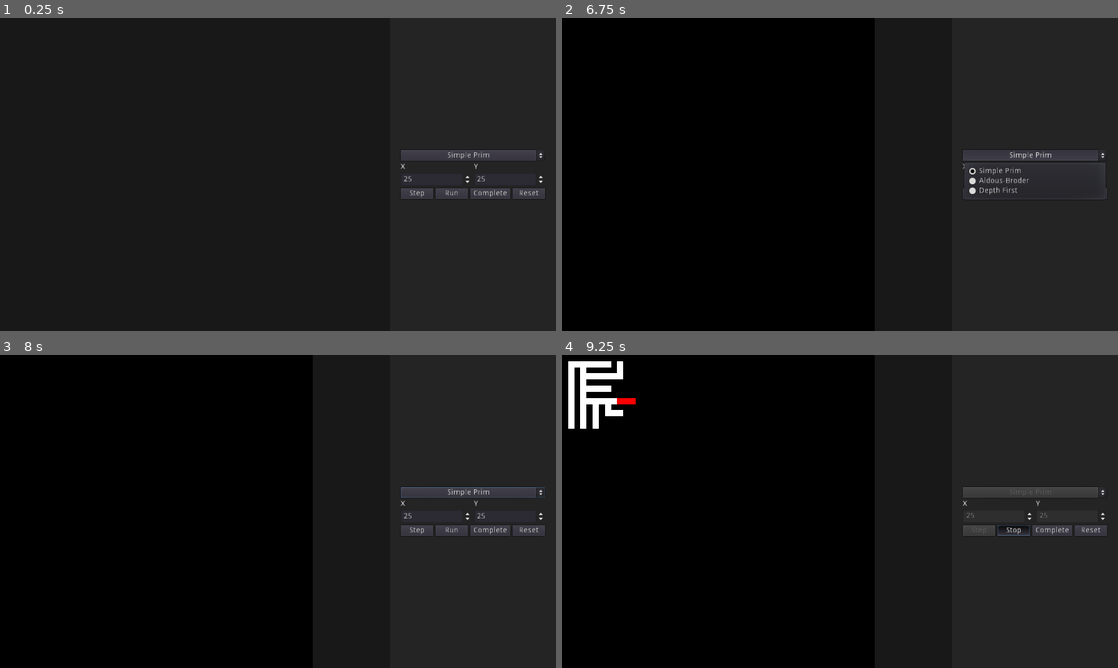
Above: before the commit, frames 1-4 (two rows, left to right).
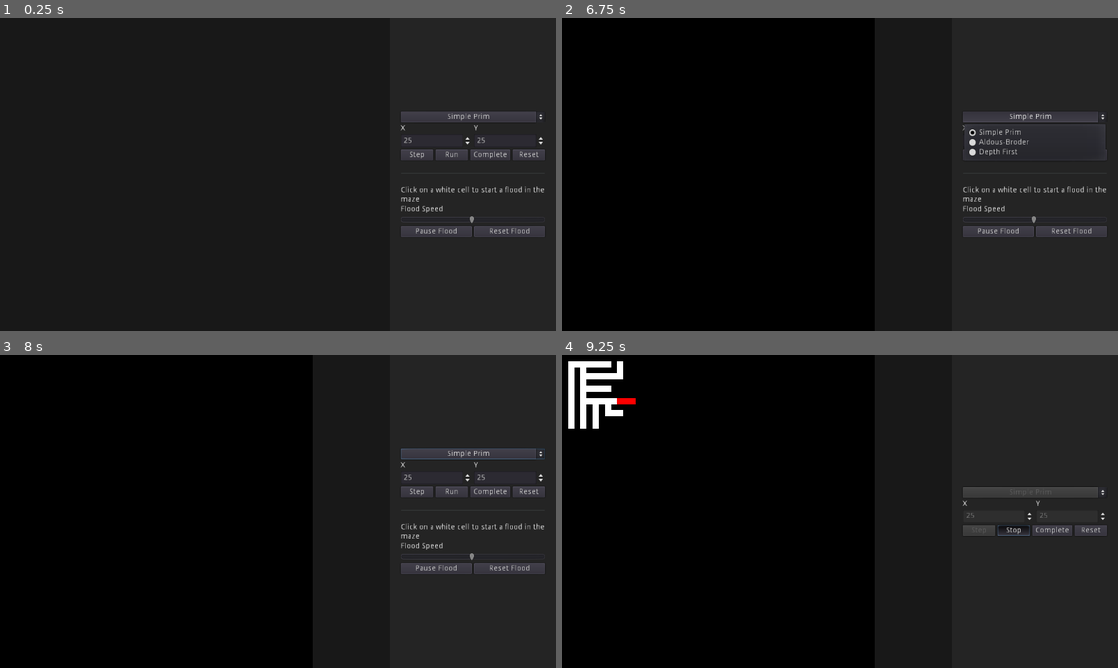
Above: after the commit, the same moments.

Repository: MarcioMed07/GMG
Game: Godot game, scene res://Scenes/Game.tscn
The game is run twice, just before and just after one commit, with the same random seed, the same clock (stepped at 60 frames per second) and the same inputs.
Inputs (mouse positions are in pixels of both pictures, inside the frame that each line leads up to):
- Up to frame 1 (0.25 s): no input
- Up to frame 2 (6.75 s): click "Step" at 0.5 s; click "Run" at 1.25 s; click "Stop" at 2 s; click "Complete" at 2.75 s; click "Reset" at 3.5 s; click (995, 230) at 4.25 s, where only the run after the commit has a clickable "Pause Flood"; click (995, 230) at 5 s, where only the run after the commit has a clickable "Resume Flood"; click (1073, 230) at 5.75 s, where only the run after the commit has a clickable "Reset Flood"; click "Simple Prim" at 6.5 s
- Up to frame 3 (8 s): click "Simple Prim" at 7.25 s
- Up to frame 4 (9.25 s): click "Step" at 8 s; click "Run" at 8.75 s

The runs differ from the first frame. In frame 1, 3.0% of the frame differs, in the area x 72-98%, y 30-70%; in frame 2, 3.0%; in frame 3, 3.2%, in the area x 72-98%, y 29-70%; in frame 4, nothing differs.

Commit message:
Fixing Flood

Diff:
--- a/Scenes/Panel.tscn
+++ b/Scenes/Panel.tscn
@@ -38,9 +38,9 @@
 }
 
 [node name="AlgorithmContainer" type="VBoxContainer" parent="MarginContainer/VBoxContainer"]
-margin_top = 223.0
-margin_right = 266.0
-margin_bottom = 313.0
+margin_top = 152.0
+margin_right = 266.0
+margin_bottom = 242.0
 
 [node name="AlgorithmOptions" type="OptionButton" parent="MarginContainer/VBoxContainer/AlgorithmContainer"]
 margin_right = 266.0
@@ -136,15 +136,39 @@
 text = "Reset"
 
 [node name="FloodContainer" type="VBoxContainer" parent="MarginContainer/VBoxContainer"]
-visible = false
-margin_top = 286.0
-margin_right = 266.0
-margin_bottom = 344.0
-__meta__ = {
-"_edit_use_anchors_": false
-}
-
-[node name="FloodLabel" type="Label" parent="MarginContainer/VBoxContainer/FloodContainer"]
+margin_top = 246.0
+margin_right = 266.0
+margin_bottom = 383.0
+alignment = 2
+__meta__ = {
+"_edit_use_anchors_": false
+}
+
+[node name="HSeparator" type="HSeparator" parent="MarginContainer/VBoxContainer/FloodContainer"]
+margin_right = 266.0
+margin_bottom = 40.0
+rect_min_size = Vector2( 0, 40 )
+
+[node name="FloodInstructions" type="Label" parent="MarginContainer/VBoxContainer/FloodContainer"]
+margin_top = 44.0
+margin_right = 266.0
+margin_bottom = 75.0
+text = "Click on a white cell to start a flood in the maze"
+autowrap = true
+percent_visible = -0.025
+__meta__ = {
+"_edit_use_anchors_": false
+}
+
+[node name="FloodControls" type="VBoxContainer" parent="MarginContainer/VBoxContainer/FloodContainer"]
+margin_top = 79.0
+margin_right = 266.0
+margin_bottom = 137.0
+__meta__ = {
+"_edit_use_anchors_": false
+}
+
+[node name="FloodLabel" type="Label" parent="MarginContainer/VBoxContainer/FloodContainer/FloodControls"]
 margin_right = 266.0
 margin_bottom = 14.0
 text = "Flood Speed"
@@ -152,20 +176,20 @@
 "_edit_use_anchors_": false
 }
 
-[node name="SpeedSlider" type="HSlider" parent="MarginContainer/VBoxContainer/FloodContainer"]
+[node name="SpeedSlider" type="HSlider" parent="MarginContainer/VBoxContainer/FloodContainer/FloodControls"]
 margin_top = 18.0
 margin_right = 266.0
 margin_bottom = 34.0
 size_flags_vertical = 1
-max_value = 1.0
-step = 0.01
-value = 0.5
+min_value = 1.0
+max_value = 100.0
+value = 50.0
 ticks_on_borders = true
 __meta__ = {
 "_edit_use_anchors_": false
 }
 
-[node name="FloodHbox" type="HBoxContainer" parent="MarginContainer/VBoxContainer/FloodContainer"]
+[node name="FloodHbox" type="HBoxContainer" parent="MarginContainer/VBoxContainer/FloodContainer/FloodControls"]
 margin_top = 38.0
 margin_right = 266.0
 margin_bottom = 58.0
@@ -173,13 +197,13 @@
 "_edit_use_anchors_": false
 }
 
-[node name="PauseFloodButton" type="Button" parent="MarginContainer/VBoxContainer/FloodContainer/FloodHbox"]
+[node name="PauseFloodButton" type="Button" parent="MarginContainer/VBoxContainer/FloodContainer/FloodControls/FloodHbox"]
 margin_right = 131.0
 margin_bottom = 20.0
 size_flags_horizontal = 3
 text = "Pause Flood"
 
-[node name="ResetFloodButton" type="Button" parent="MarginContainer/VBoxContainer/FloodContainer/FloodHbox"]
+[node name="ResetFloodButton" type="Button" parent="MarginContainer/VBoxContainer/FloodContainer/FloodControls/FloodHbox"]
 margin_left = 135.0
 margin_right = 266.0
 margin_bottom = 20.0
@@ -189,3 +213,5 @@
 [connection signal="toggled" from="MarginContainer/VBoxContainer/AlgorithmContainer/HBoxContainer/RunStopButton" to="." method="_on_RunStopButton_toggled"]
 [connection signal="pressed" from="MarginContainer/VBoxContainer/AlgorithmContainer/HBoxContainer/CompleteButton" to="." method="_on_CompleteButton_pressed"]
 [connection signal="pressed" from="MarginContainer/VBoxContainer/AlgorithmContainer/HBoxContainer/ResetButton" to="." method="_on_ResetButton_pressed"]
+[connection signal="pressed" from="MarginContainer/VBoxContainer/FloodContainer/FloodControls/FloodHbox/PauseFloodButton" to="." method="_on_PauseFloodButton_pressed"]
+[connection signal="pressed" from="MarginContainer/VBoxContainer/FloodContainer/FloodControls/FloodHbox/ResetFloodButton" to="." method="_on_ResetFloodButton_pressed"]
--- a/Scripts/Algorithms/Flood.gd
+++ b/Scripts/Algorithms/Flood.gd
@@ -6,6 +6,8 @@
 # Flood variables
 var floodQueue = []
 var floodPause = false
+var maxCD = 100
+var CD = 0
 
 func resetFlood(maze):
 	maze.buildTiles()
@@ -18,9 +20,18 @@
 
 func floodProcess(delta, maze):
 	if Input.is_action_just_pressed("mouse_click") && !maze.generatingMaze:
-		floodQueue.append(maze.get_node("TileMap").world_to_map(maze.get_global_mouse_position()/maze.scale))
-	if  !floodPause:
-		floodQueue = floodFill(floodQueue, maze)
+		var cell = maze.get_node("TileMap").world_to_map(maze.get_global_mouse_position()/maze.scale)
+		if maze.get_node("TileMap").get_cellv(cell) == Utils.TileColor.WHITE:
+			floodQueue.append(cell)
+
+	if !floodPause && !floodQueue.empty():
+		if CD <= 0:
+			floodQueue = floodFill(floodQueue, maze)
+			CD += maxCD*delta
+		else:
+			var speed = maze.panel.floodSlider.value
+			CD -= (speed*delta)
+
 
 
 func floodFill(queue, maze):
--- a/Scripts/Panel.gd
+++ b/Scripts/Panel.gd
@@ -11,6 +11,11 @@
 onready var completeButton: Button = get_node("MarginContainer/VBoxContainer/AlgorithmContainer/HBoxContainer/CompleteButton")
 onready var resetButton: Button = get_node("MarginContainer/VBoxContainer/AlgorithmContainer/HBoxContainer/ResetButton")
 
+onready var floodContainer: VBoxContainer = get_node("MarginContainer/VBoxContainer/FloodContainer")
+onready var pauseFloodButton: Button = get_node("MarginContainer/VBoxContainer/FloodContainer/FloodControls/FloodHbox/PauseFloodButton")
+onready var resetFloodButton: Button = get_node("MarginContainer/VBoxContainer/FloodContainer/FloodControls/FloodHbox/ResetFloodButton")
+onready var floodSlider: HSlider = get_node("MarginContainer/VBoxContainer/FloodContainer/FloodControls/SpeedSlider")
+
 var step = false
 var runStop = false
 var complete = false
@@ -20,8 +25,14 @@
 		algorithmOptions.add_item(algorithm.name)
 	pass
 
+
+func _process(delta):
+	floodContainer.visible = !maze.generatingMaze
+
+
 func startGeneration():
 	maze.startGeneration()
+
 
 func finishGeneration():
 	runStopButton.disabled = false
@@ -32,9 +43,9 @@
 	xSpin.editable = true
 	ySpin.editable = true
 
+
 func _on_Divider_dragged(offset):
 	maze.fixScale()
-	pass # Replace with function body.
 
 
 func _on_StepButton_pressed():
@@ -44,7 +55,6 @@
 	ySpin.editable = false
 	if !maze.generatingMaze:
 		startGeneration()
-	pass # Replace with function body.
 
 
 func _on_RunStopButton_toggled(button_pressed):
@@ -56,7 +66,6 @@
 	stepButton.disabled = button_pressed
 	if !maze.generatingMaze && runStop:
 		startGeneration()
-	pass # Replace with function body.
 
 
 func _on_CompleteButton_pressed():
@@ -71,10 +80,17 @@
 	stepButton.disabled = true
 	if !maze.generatingMaze:
 		startGeneration()
-	pass # Replace with function body.
 
 
 func _on_ResetButton_pressed():
 	maze.prepareMaze()
 	maze.finishGeneration()
-	pass # Replace with function body.
+
+
+func _on_PauseFloodButton_pressed():
+	maze.flood.floodPause()
+	pauseFloodButton.text = "Pause Flood" if !maze.flood.floodPause else "Resume Flood"
+
+
+func _on_ResetFloodButton_pressed():
+	maze.flood.resetFlood(maze)
Not shown, changed: CHANGELOG.md
